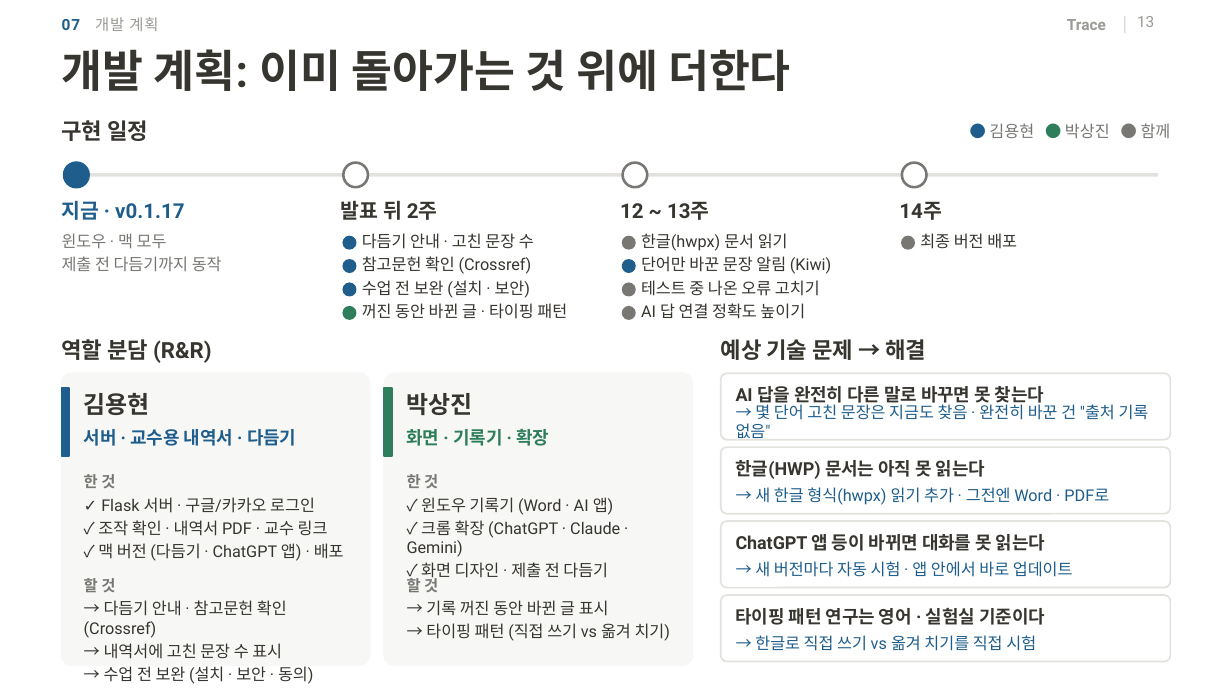
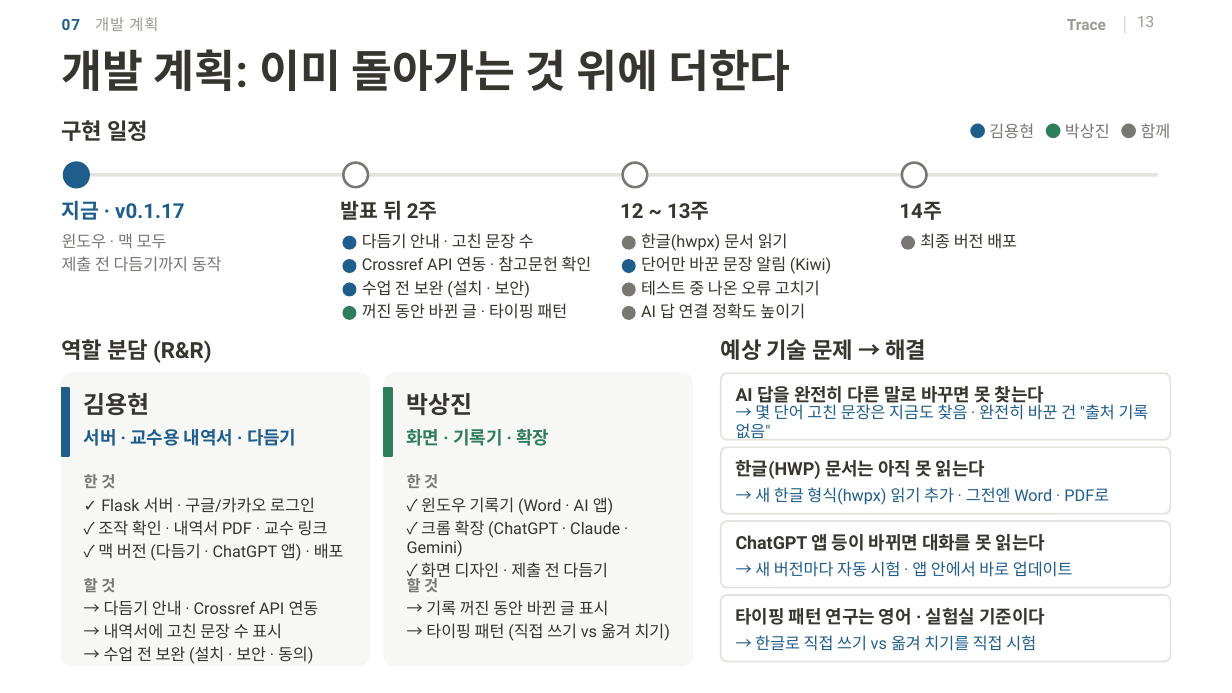
Before and after one commit to 20233014-KYH/trace, a slide deck: slide 13 of deck/중간발표_김용현.pptx. Drawn at 1232x693 pixels with LibreOffice and Linux fonts; fonts in the diff are those of the drawing; background and template pictures are left out. Boxes give left, top, right and bottom in pixels: in the first picture for what was removed or moved away, otherwise in the second. Text is boxed around its words. In the diff, an @@ line names an element or a change of style, - is before the commit and + after.

```diff
--- a/deck/중간발표_김용현.pptx
+++ b/deck/중간발표_김용현.pptx
@@ text at (362,256,592,272): text changed @@
-참고문헌 확인 (Crossref)
+Crossref API 연동 · 참고문헌 확인
@@ text at (104,600,319,616): text changed @@
-→ 다듬기 안내 · 참고문헌 확인 (Crossref)
+→ 다듬기 안내 · Crossref API 연동
```
Also in this commit, not shown: 1 other file.
